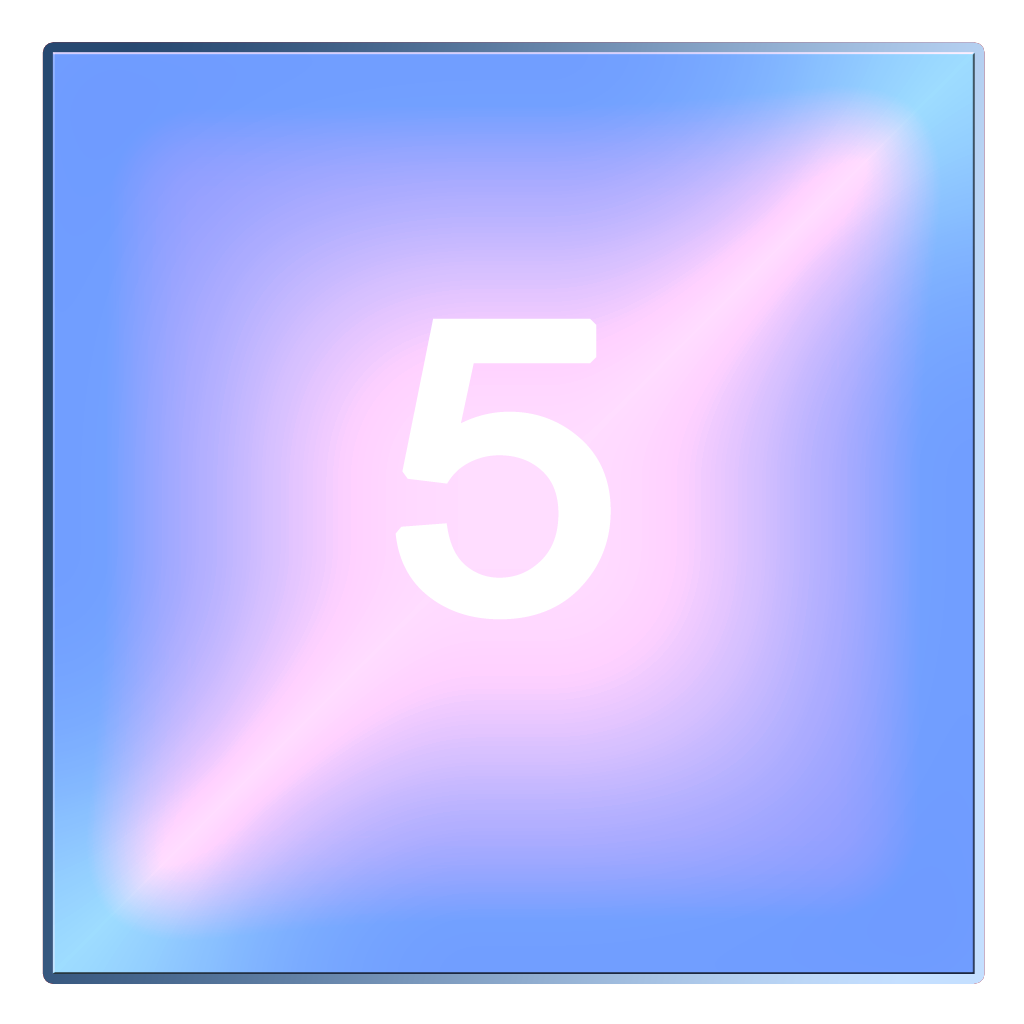
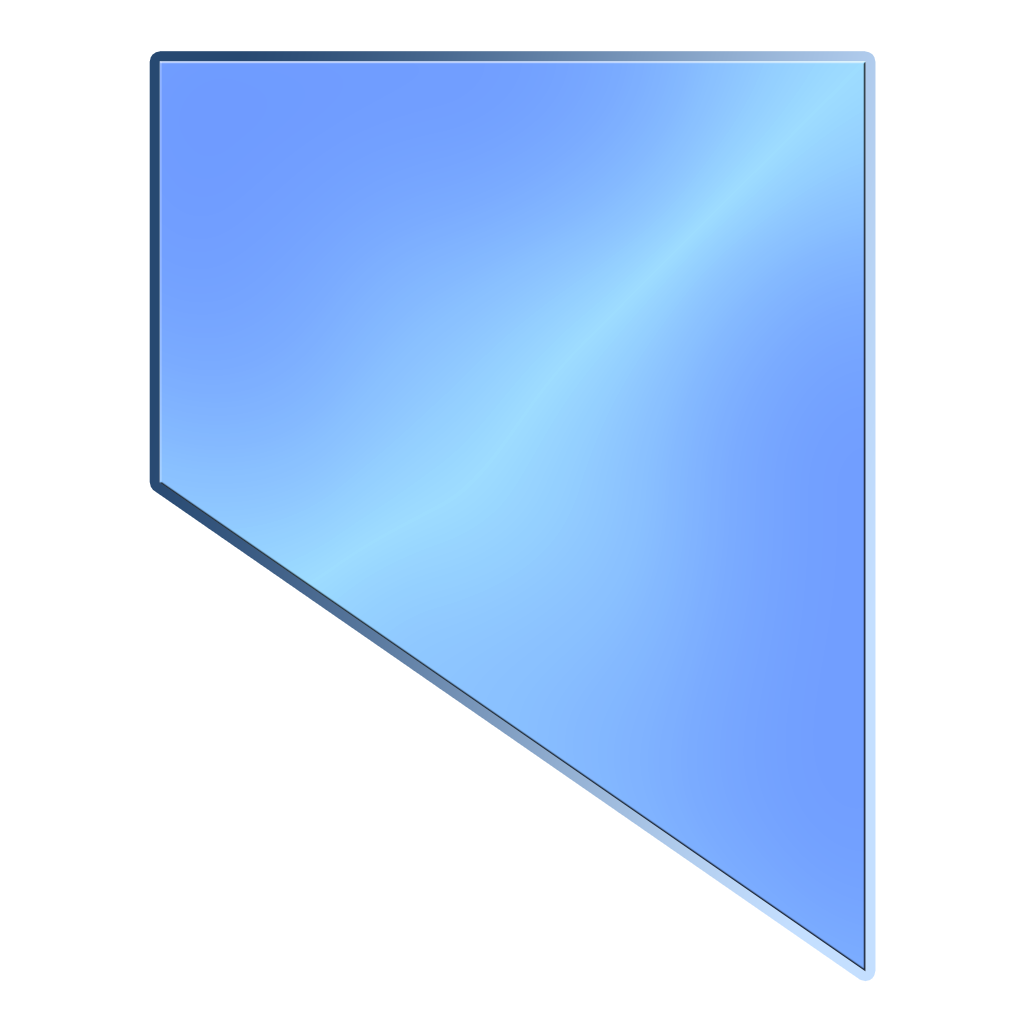
Before/after of a 1024×1024 layered artwork. What changed in the layer stack:
removed layer "5" over [395, 318, 611, 620]
removed layer "Shape 2 copy" (was overlay) over [52, 52, 975, 974]
removed layer "Shape 2" (was luminosity) over [52, 52, 975, 974]
added layer "Shape 5 copy 2" (overlay) above "Shape 5 copy" over [159, 61, 866, 972]
added layer "Shape 5" above "Layer 0" over [159, 61, 866, 972]
hid "Layer 0" over [52, 52, 976, 976]
